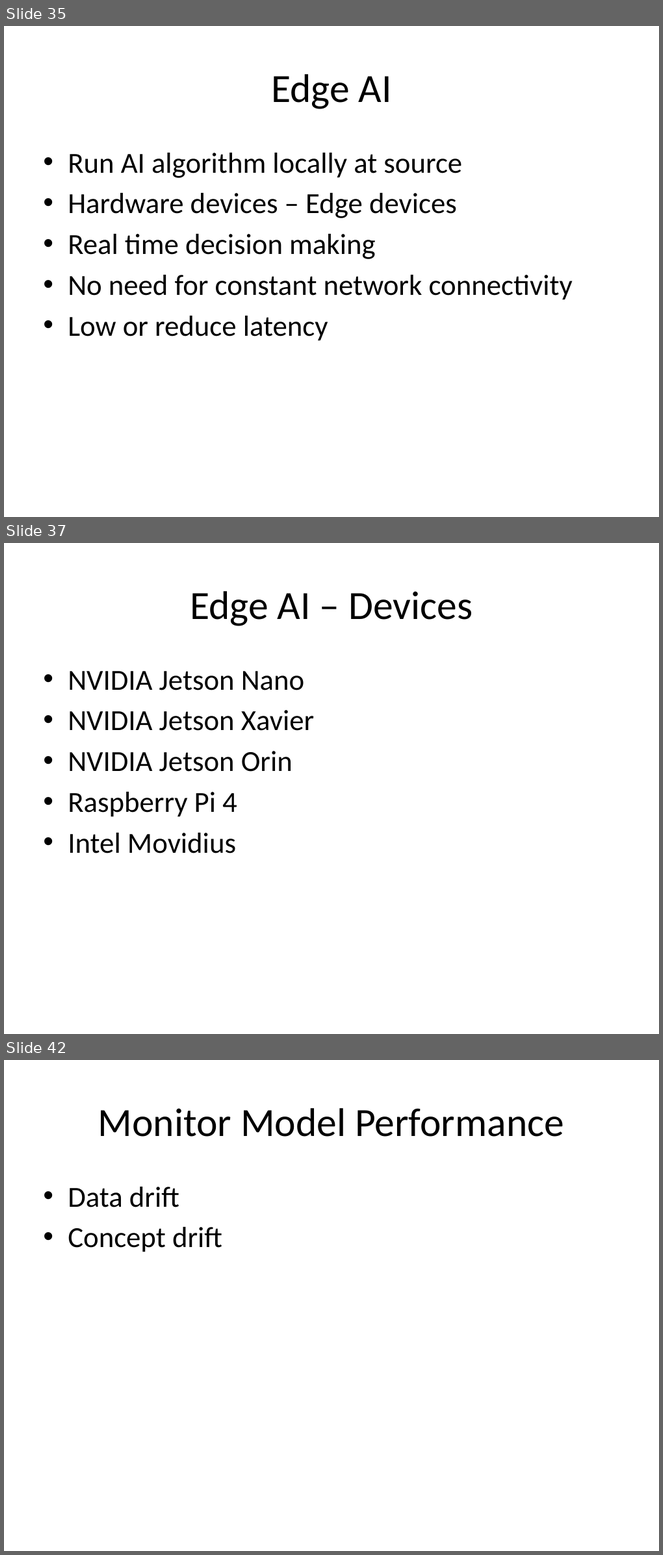
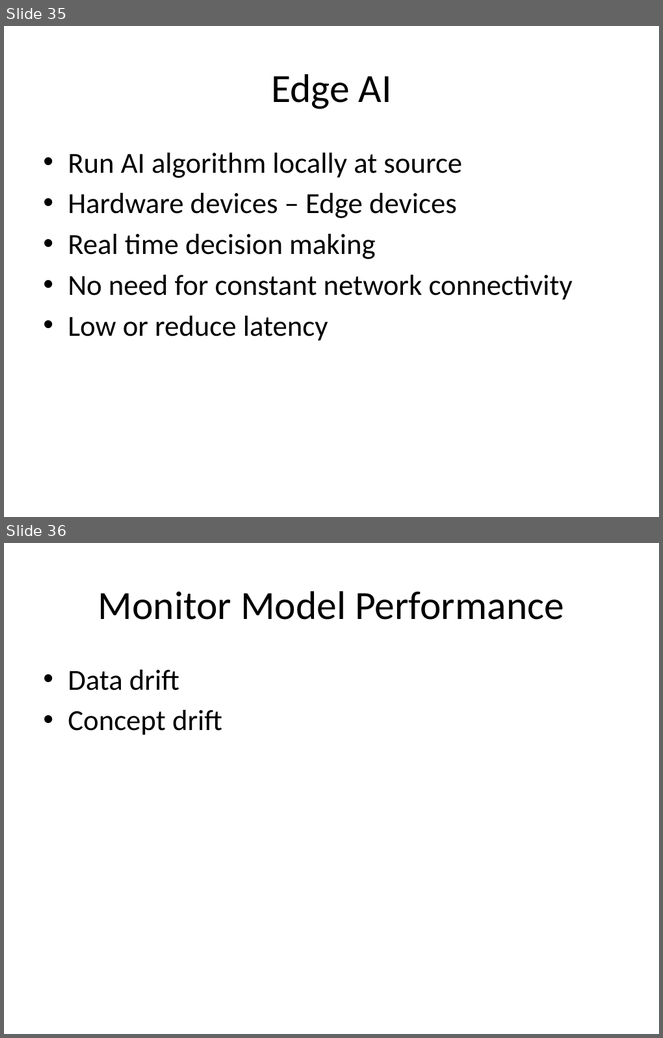
Before and after one commit to look4pritam/ArtificialIntelligence, a slide deck: MLLifeCycle/MachineLearningProjectLifecycle.pptx. Shown one above the other, each under a label of ours: slides 35, 37 and 42 before the commit, slides 35 and 36 after it; the slides between them are not shown. The pictures are 663x1555 and 663x1038 pixels, drawn with LibreOffice and Linux fonts; fonts in the diff are those of the drawing. Boxes give left, top, right and bottom in pixels: in the first picture for what was removed or moved away, otherwise in the second. Text is boxed around its words. In the diff, an @@ line names an element or a change of style, - is before the commit and + after.

```diff
--- a/MLLifeCycle/MachineLearningProjectLifecycle.pptx
+++ b/MLLifeCycle/MachineLearningProjectLifecycle.pptx
@@ slide 37 removed at (4, 543, 659, 1034), background #FFFFFF @@
@@ title removed at (190, 591, 473, 626) @@
-Edge AI – Devices
@@ text removed at (68, 671, 314, 854) @@
-• NVIDIA Jetson Nano
-• NVIDIA Jetson Xavier
-• NVIDIA Jetson Orin
-• Raspberry Pi 4
-• Intel Movidius
@@ what was slide 42 is now slide 36 @@
```
Also in this commit, not shown: 5 other slides removed.
